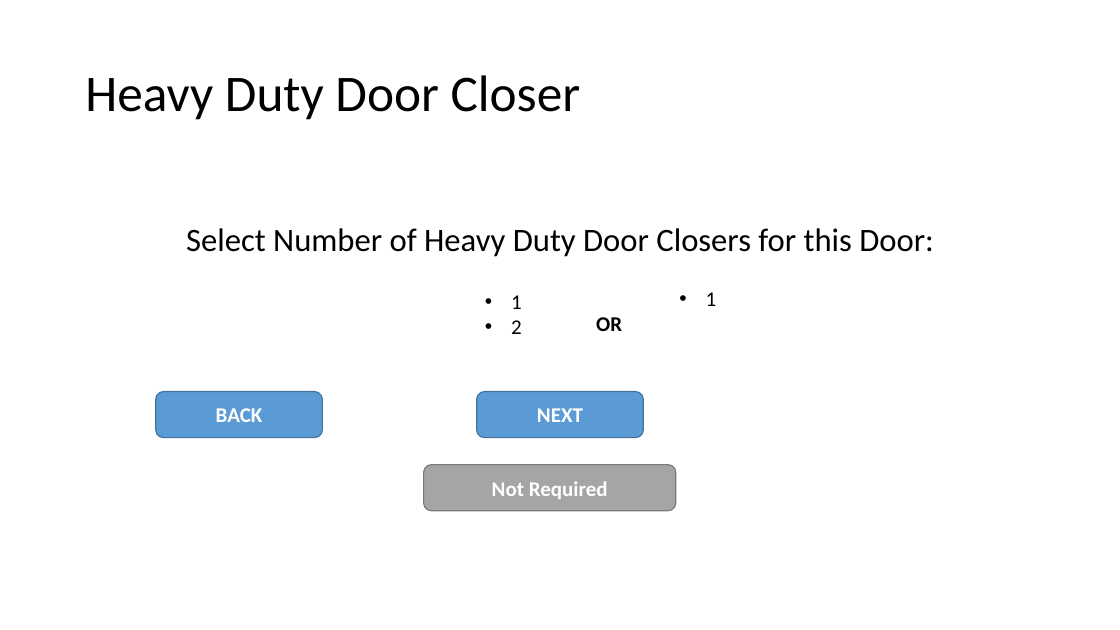
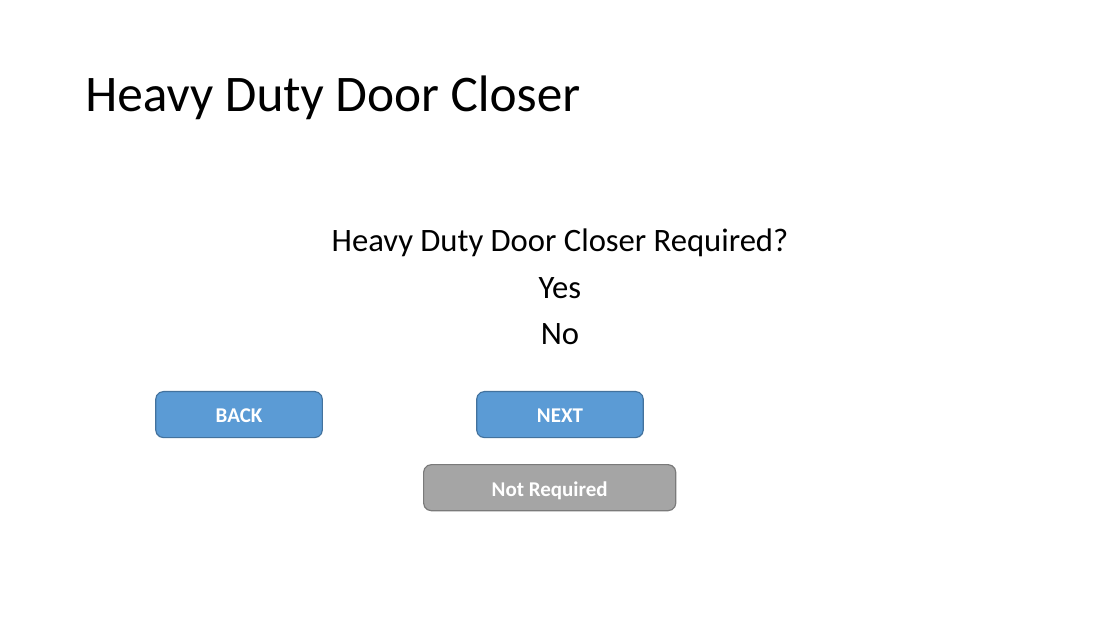
Before and after one commit to mohammed52/quotation-automator, a slide deck: slide 11 of app-quotation-automator.pptx (slide 9 before the commit). Drawn at 1120x630 pixels with LibreOffice and Linux fonts; fonts in the diff are those of the drawing. Boxes give left, top, right and bottom in pixels: in the first picture for what was removed or moved away, otherwise in the second. Text is boxed around its words. In the diff, an @@ line names an element or a change of style, - is before the commit and + after.

```diff
--- a/app-quotation-automator.pptx
+++ b/app-quotation-automator.pptx
@@ text at <box>332,228,789,345</box>: text changed @@
-Select Number of Heavy Duty Door Closers for this Door:
+Heavy Duty Door Closer Required?
+Yes
+No
@@ text removed at <box>511,295,522,334</box> @@
-• 1
-• 2
@@ text removed at <box>706,292,717,306</box> @@
-• 1
@@ text removed at <box>596,317,622,331</box> @@
-OR
```
Also in this commit, not shown: 7 other slides changed, 3 slides added, 1 slide removed, 8 other files.
